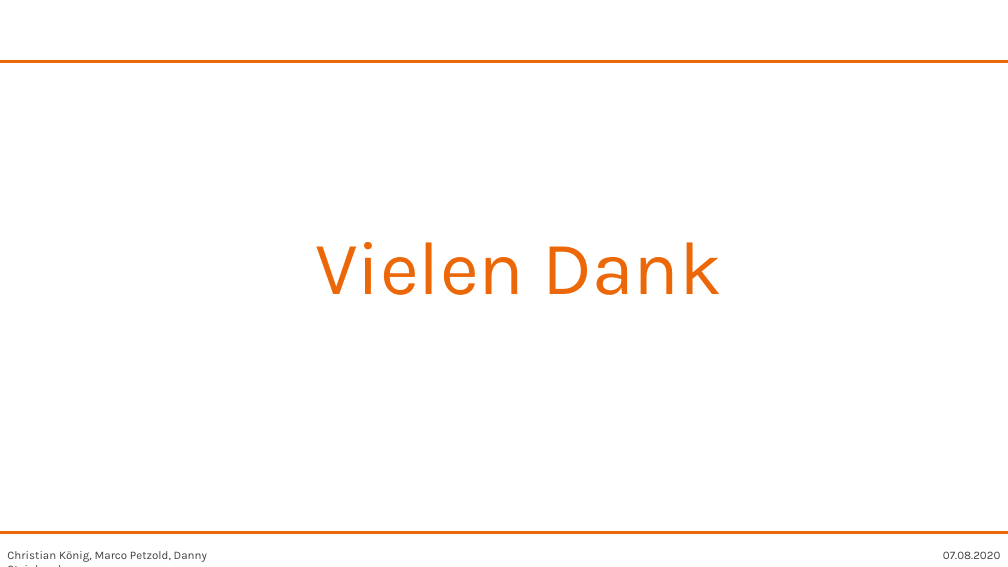
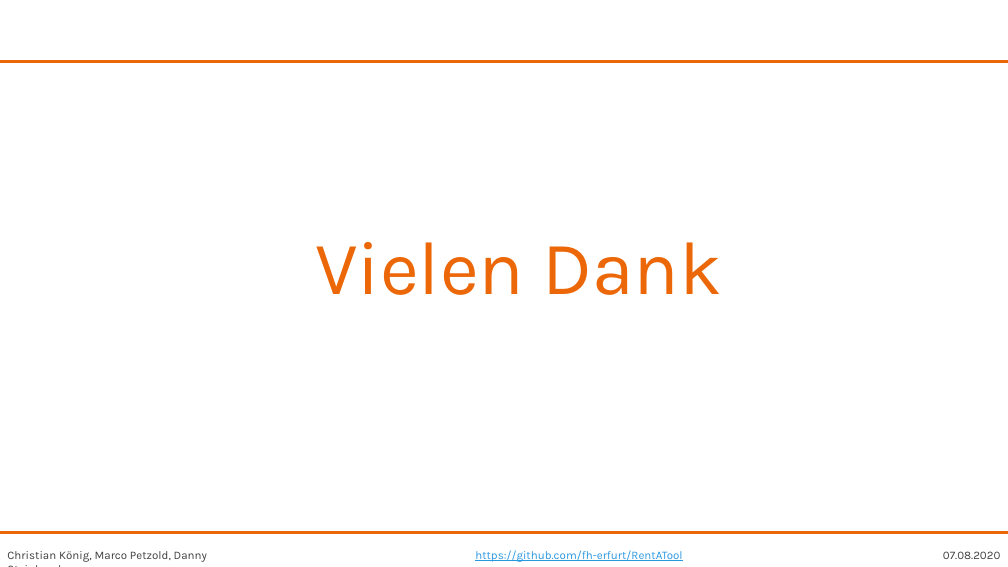
Before and after one commit to fh-erfurt/RentATool, a slide deck: slide 11 of share/presentations/Java 2/RentATool_17.07.2020_Danny.pptx. Drawn at 1008x567 pixels with LibreOffice and Linux fonts; fonts in the diff are those of the drawing; background and template pictures are left out. Boxes give left, top, right and bottom in pixels: in the first picture for what was removed or moved away, otherwise in the second. Text is boxed around its words. In the diff, an @@ line names an element or a change of style, - is before the commit and + after.

```diff
--- a/share/presentations/Java 2/RentATool_17.07.2020_Danny.pptx
+++ b/share/presentations/Java 2/RentATool_17.07.2020_Danny.pptx
@@ text added at [475, 550, 682, 562], 11 pt, text #2998E3, underline @@
+https://github.com/fh-erfurt/RentATool
```
Also in this commit, not shown: 10 other slides changed, 11 other files.
